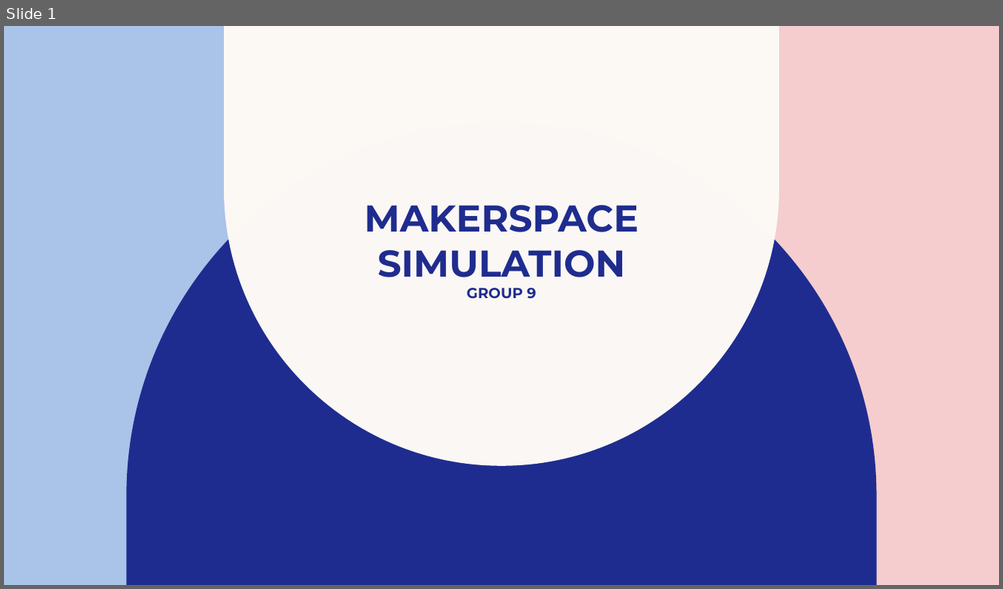
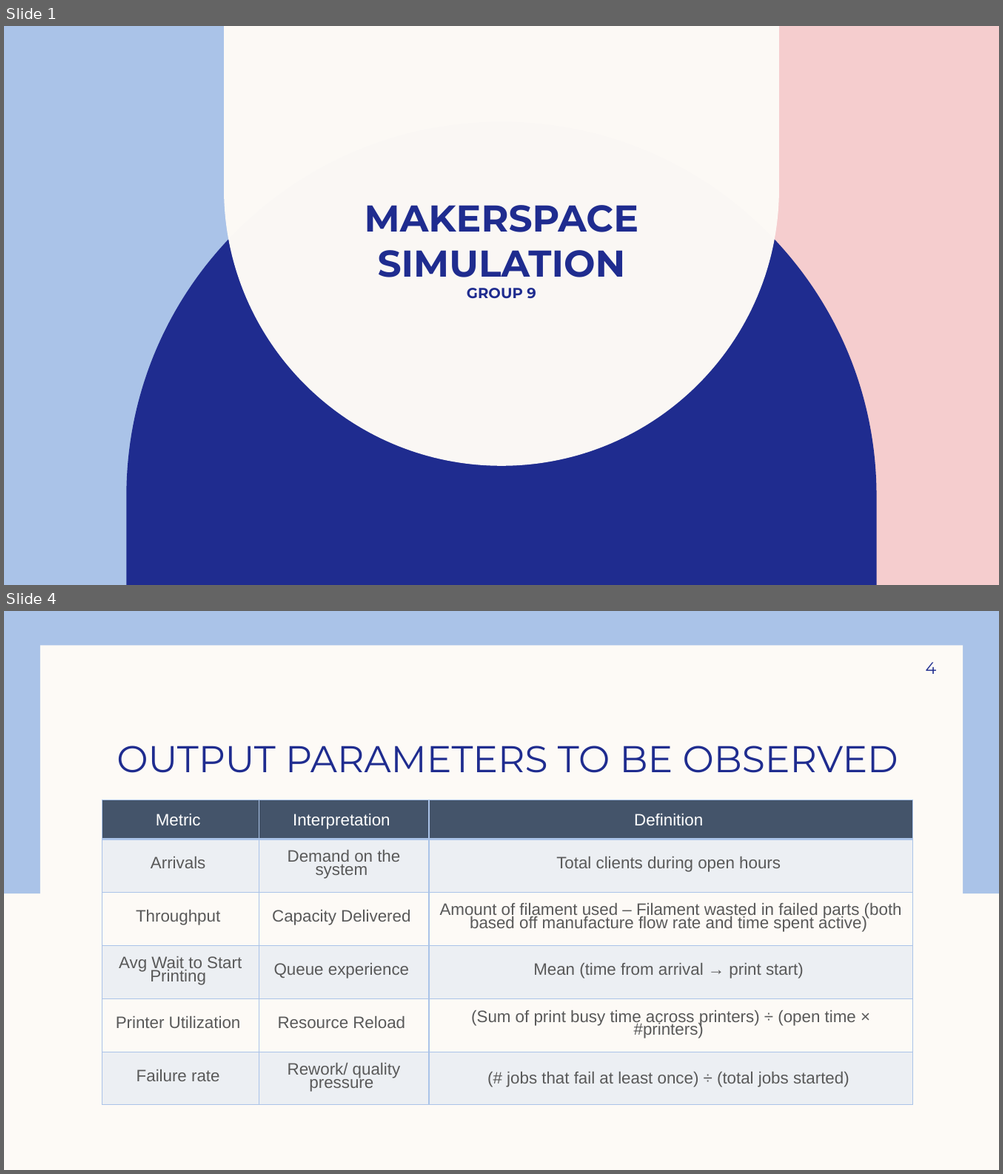
Before and after one commit to DanellSerik/Simulations_Project, a slide deck: Makerspace_Simulation.pptx. Shown one above the other, each under a label of ours: slide 1 before the commit, slides 1 and 4 after it; the slides between them are not shown. The pictures are 1003x589 and 1003x1174 pixels, drawn with LibreOffice and Linux fonts; fonts in the diff are those of the drawing. Boxes give left, top, right and bottom in pixels: in the first picture for what was removed or moved away, otherwise in the second. Text is boxed around its words. In the diff, an @@ line names an element or a change of style, - is before the commit and + after.

Commit message:
Started work on presentation

```diff
--- a/Makerspace_Simulation.pptx
+++ b/Makerspace_Simulation.pptx
@@ slide 4 added at (4, 611, 999, 1170), background #FDFAF6 @@
@@ rectangle added at (4, 611, 999, 894), fill #AAC3E8 @@
@@ rectangle added at (40, 645, 962, 1137), fill #FDFAF6 @@
@@ page number added at (925, 662, 936, 674), 16 pt, text #1F2C8F @@
+4
@@ title added at (116, 746, 898, 773), 36 pt, text #1F2C8F @@
+OUTPUT PARAMETERS TO BE OBSERVED
@@ table added at (102, 800, 913, 1105), 6 rows, 3 columns @@
+Metric | Interpretation | Definition
+Arrivals | Demand on the system | Total clients during open hours
+Throughput | Capacity Delivered | Amount of filament used – Filament wasted in failed parts (both based off manufacture flow rate and time spent active)
+Avg Wait to Start Printing | Queue experience | Mean (time from arrival → print start)
+Printer Utilization | Resource Reload | (Sum of print busy time across printers) ÷ (open time × #printers)
+Failure rate | Rework/ quality pressure | (# jobs that fail at least once) ÷ (total jobs started)
```
Also in this commit, not shown: 2 other slides added, 12 slides removed.
